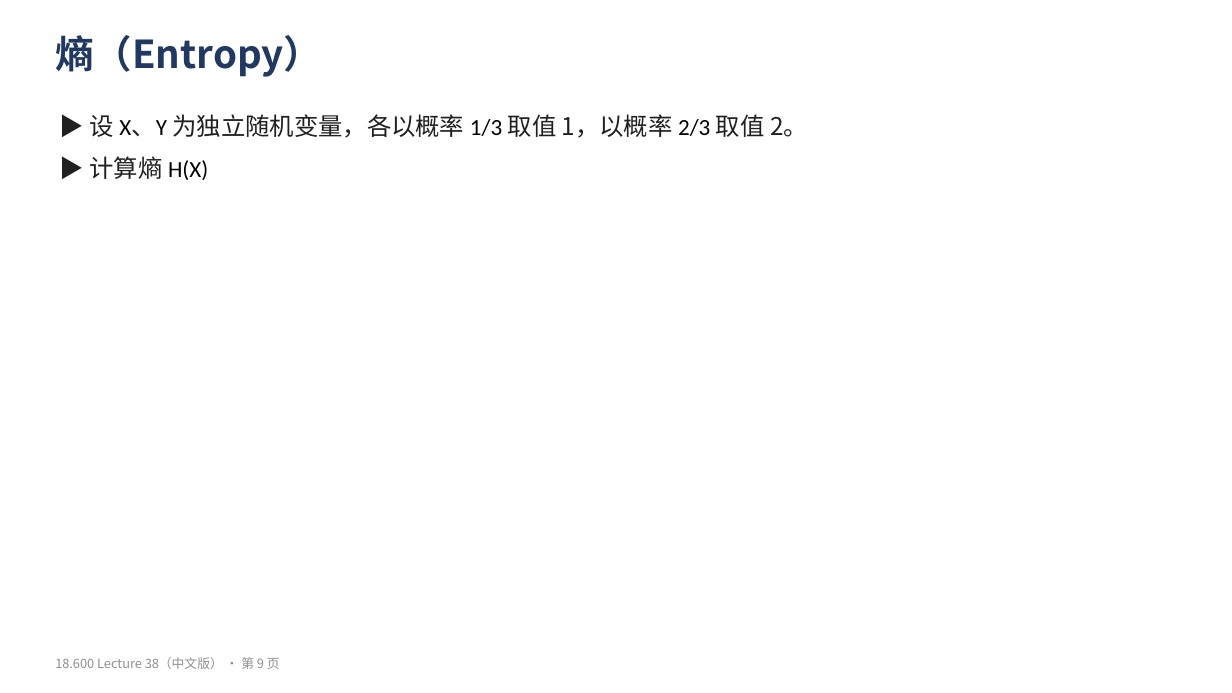
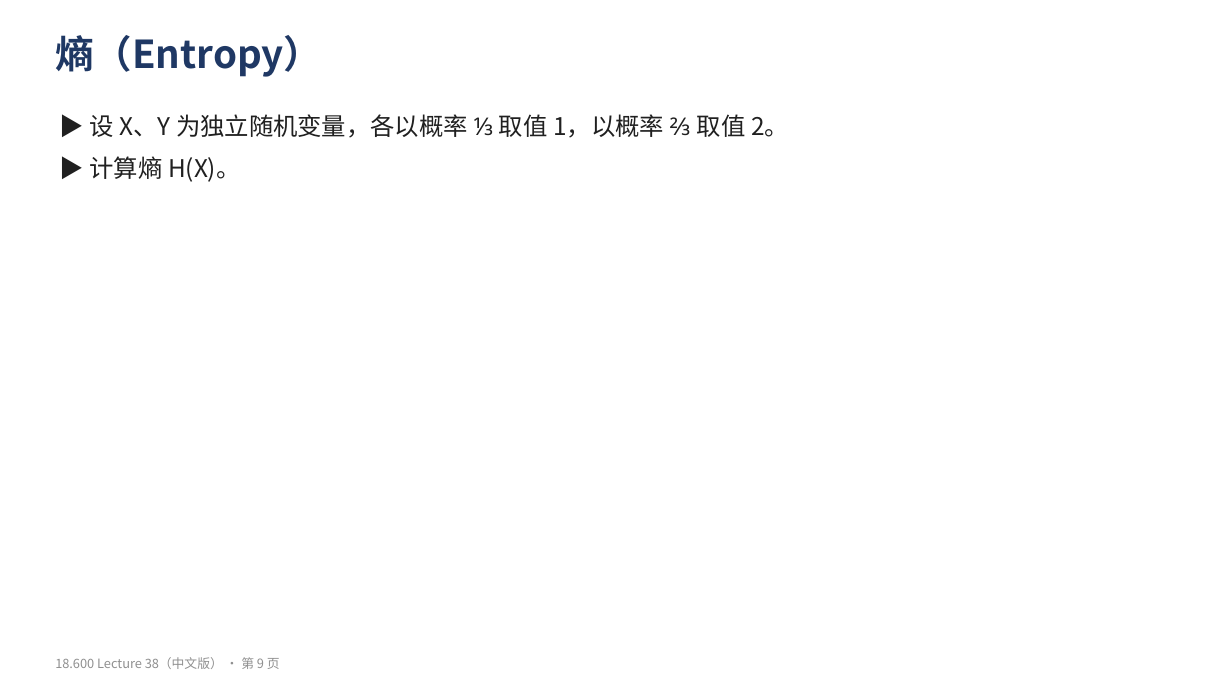
Before and after one commit to yuyangblue/note, a slide deck: slide 9 of 概率论与数理统计/原始材料/MIT18.600/中文版/Lecture38_复习练习_中文.pptx. Drawn at 1232x693 pixels with LibreOffice and Linux fonts; fonts in the diff are those of the drawing. Boxes give left, top, right and bottom in pixels: in the first picture for what was removed or moved away, otherwise in the second. Text is boxed around its words. In the diff, an @@ line names an element or a change of style, - is before the commit and + after.

```diff
--- a/概率论与数理统计/原始材料/MIT18.600/中文版/Lecture38_复习练习_中文.pptx
+++ b/概率论与数理统计/原始材料/MIT18.600/中文版/Lecture38_复习练习_中文.pptx
@@ text at [90, 114, 789, 138]: text changed @@
-▶ 设 X、Y 为独立随机变量，各以概率 1/3 取值 1，以概率 2/3 取值 2。
-▶ 计算熵 H(X)
+▶ 设 X、Y 为独立随机变量，各以概率 ⅓ 取值 1，以概率 ⅔ 取值 2。
@@ text added at [90, 156, 240, 182], 19 pt, text #202020 @@
+▶ 计算熵 H(X)。
```
Also in this commit, not shown: 13 other slides changed, 3 other files.
